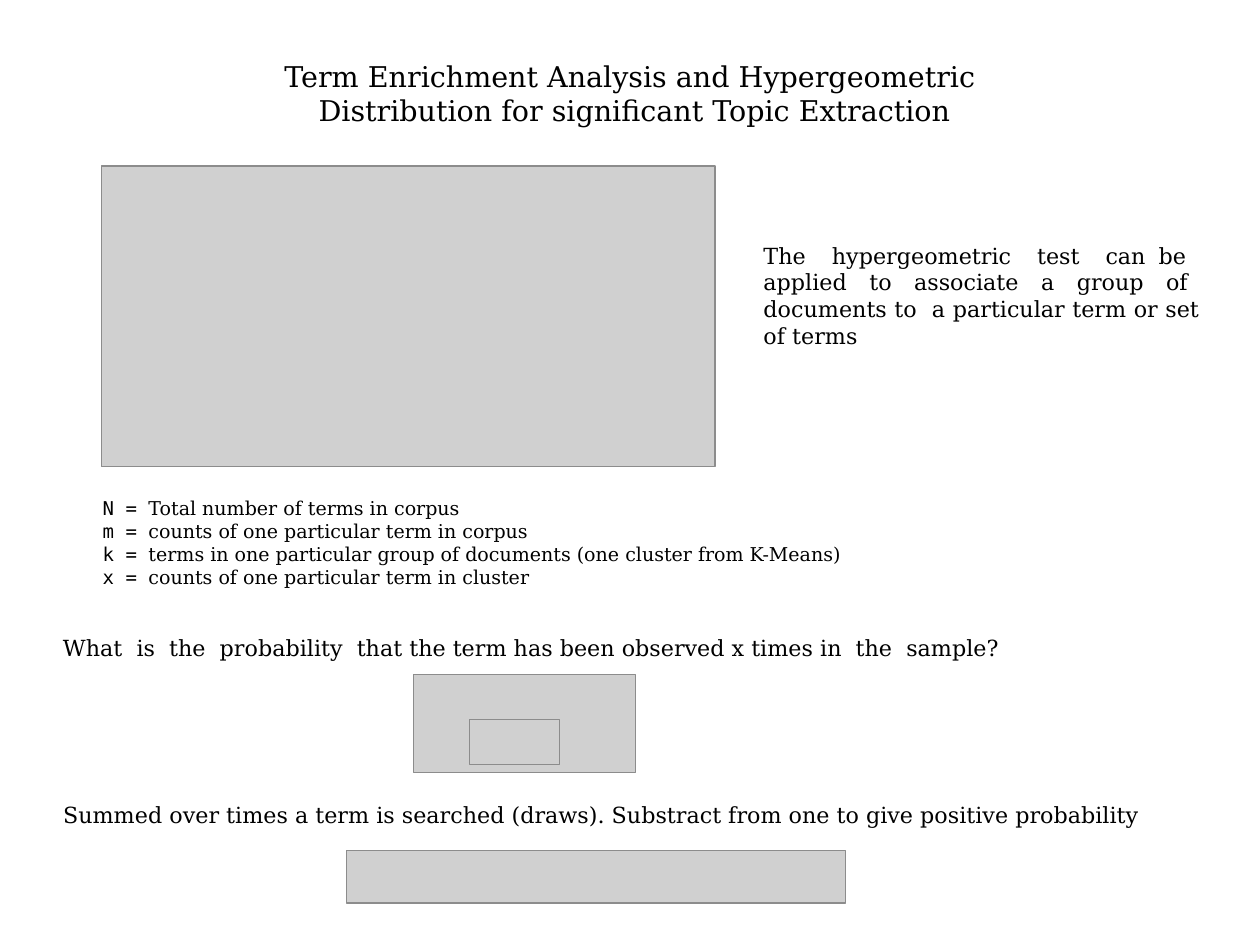
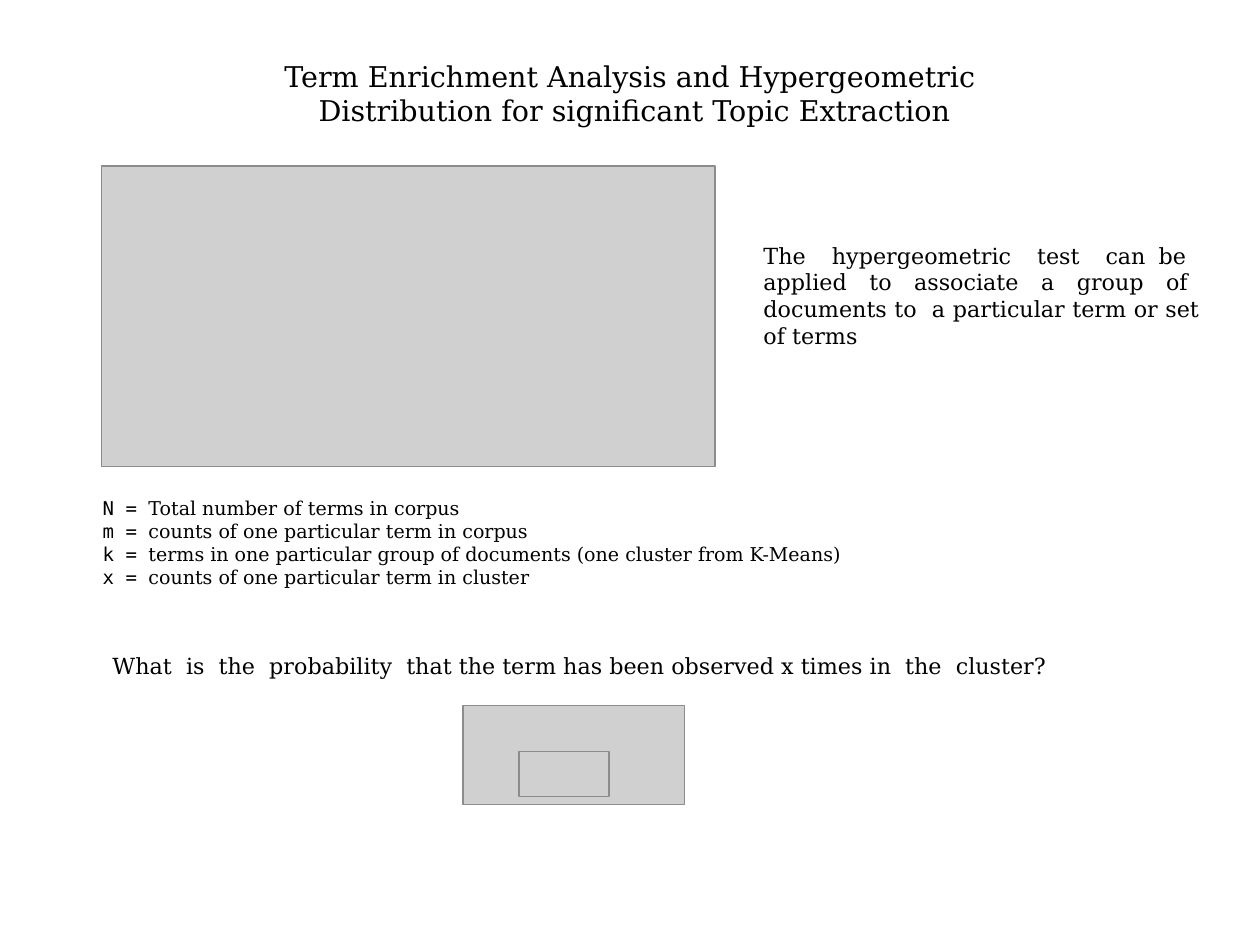
Before and after one commit to vitalv/doc-clustering-topic-modeling, a slide deck: slide 4 of doc-clustering-topic-modeling.odp. Drawn at 1260x945 pixels with LibreOffice and Linux fonts; fonts in the diff are those of the drawing; grey boxes stand for pictures; background and template pictures are left out. Boxes give left, top, right and bottom in pixels: in the first picture for what was removed or moved away, otherwise in the second. Text is boxed around its words. In the diff, an @@ line names an element or a change of style, - is before the commit and + after.

Commit message:
modified some slides a little bit

```diff
--- a/doc-clustering-topic-modeling.odp
+++ b/doc-clustering-topic-modeling.odp
@@ text at box(112, 657, 1046, 679): text changed @@
-What is the probability that the term has been observed x times in the sample?
+What is the probability that the term has been observed x times in the cluster?
@@ picture: place and size @@
-picture at box(470, 720, 560, 765)
+picture at box(463, 707, 685, 805)
@@ picture: place and size @@
-picture at box(414, 675, 636, 773)
+picture at box(519, 751, 609, 796)
@@ text removed at box(63, 806, 1138, 828) @@
-Summed over times a term is searched (draws). Substract from one to give positive probability
@@ picture removed at box(346, 851, 846, 903) @@
```
Also in this commit, not shown: 11 other slides changed, 3 slides added, 2 slides removed.
